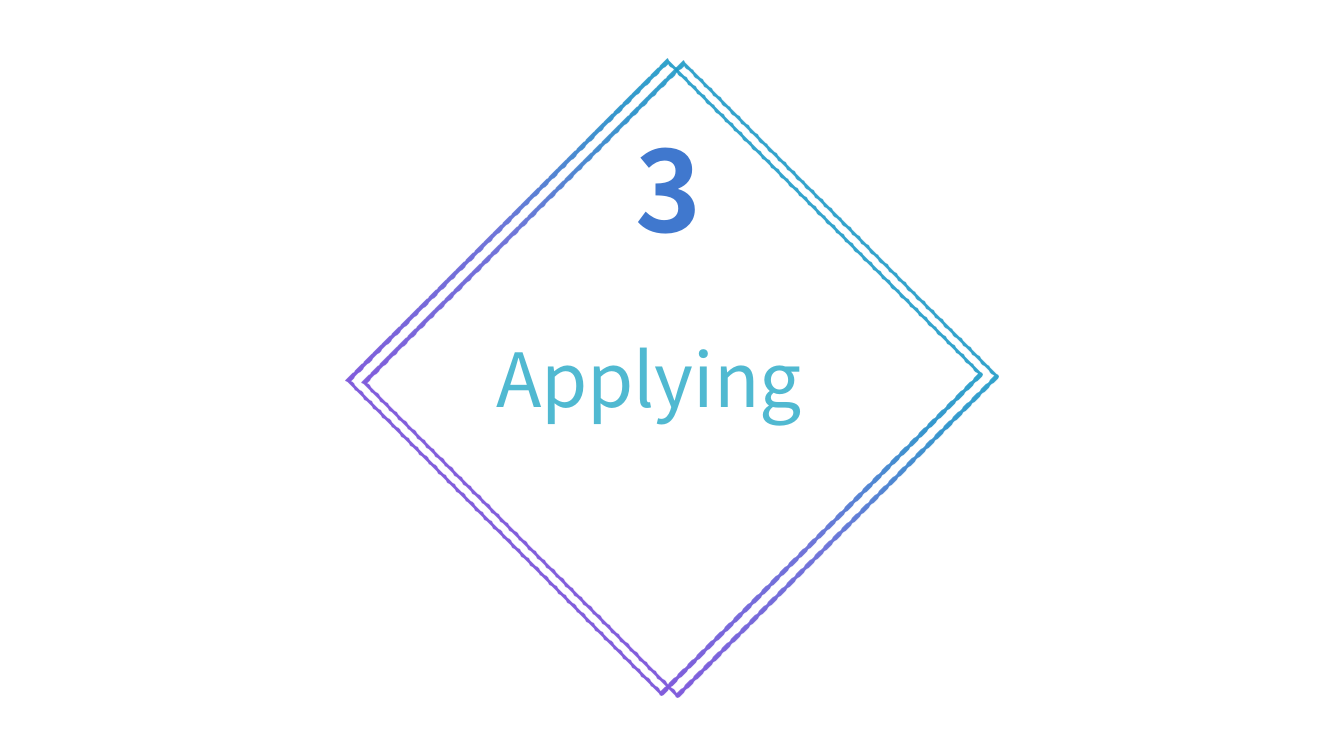
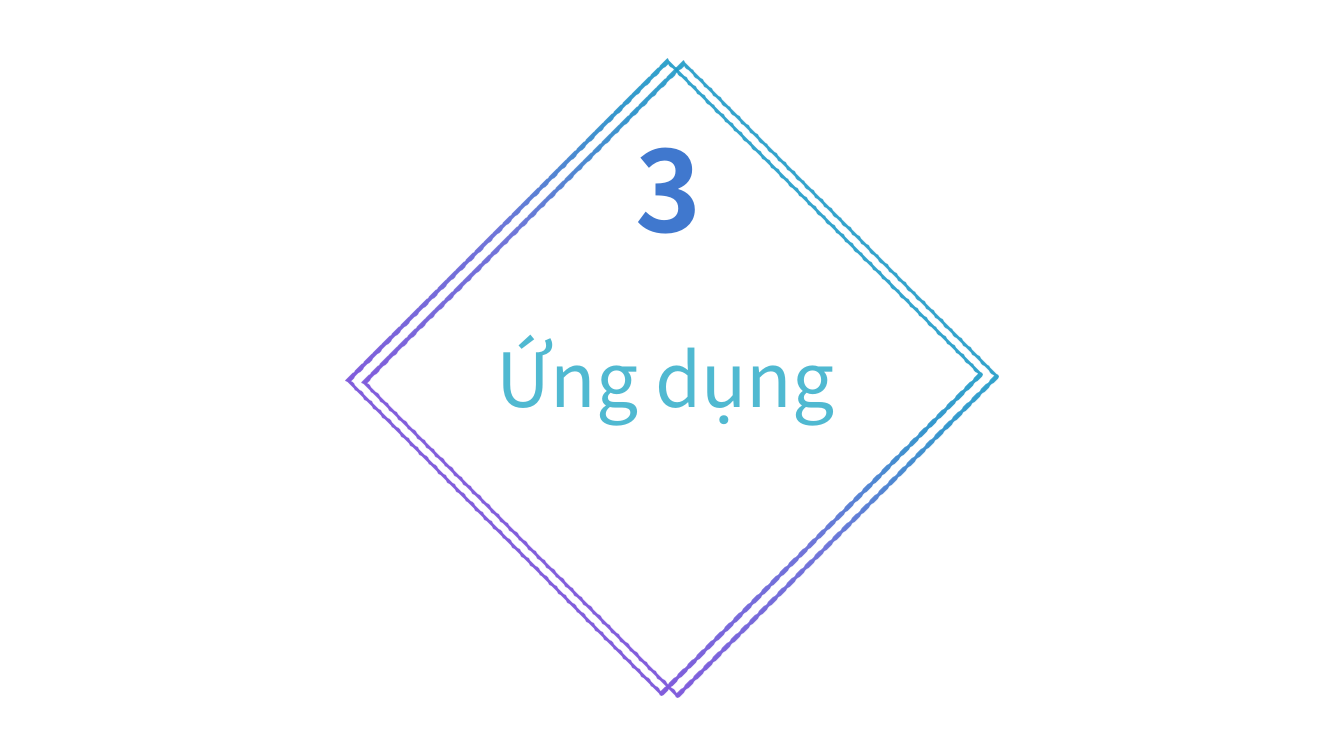
Before and after one commit to nhoxnho1212/TTToanTin, a slide deck: slide 29 of edit/demo.pptx (slide 23 before the commit). Drawn at 1344x756 pixels with LibreOffice and Linux fonts; fonts in the diff are those of the drawing. Boxes give left, top, right and bottom in pixels: in the first picture for what was removed or moved away, otherwise in the second. Text is boxed around its words. In the diff, an @@ line names an element or a change of style, - is before the commit and + after.

```diff
--- a/edit/demo.pptx
+++ b/edit/demo.pptx
@@ text at <box>496,335,834,426</box>: text changed @@
-Applying
+Ứng dụng
```
Also in this commit, not shown: 12 other slides changed, 15 slides added, 8 slides removed.
